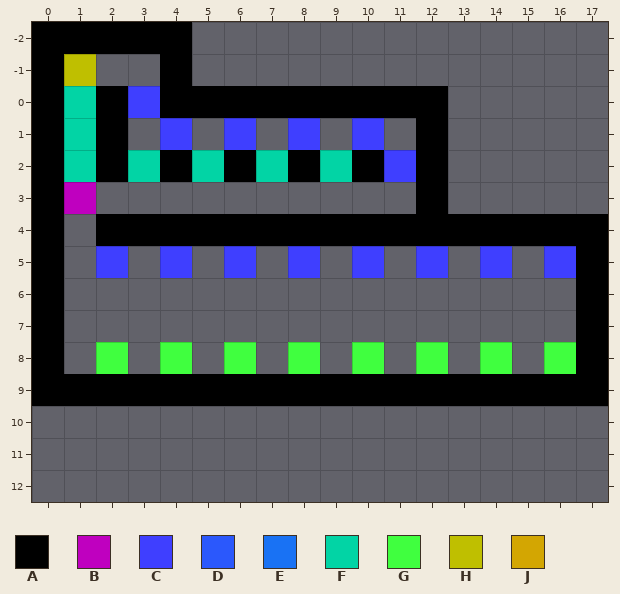
Level history. Tiled map: src/main/resources/maps/world1/map8.tmx. The picture above is the old version.
Cells are 32x32 px. Shown: x 0..17, y -2..12. The old version is drawn lined up with the new one.
Key: from "basic": A 10 "Wall", B 16 "006", C 21 "011", D 22 "012", E 23 "013", F 27 "017", G 31 "021", H 36 "026", J 37 "027".
_ is an empty cell.
Objects are placed by their top-left corner, in cells (3,4 is the top-left corner of cell 3,4); size is 1x1 cell unless given.
Layer "tiles" before, first column x 0:
-2 AAAAA_____________
-1 AJ__A_____________
 0 AFAEAAAAAAAAA_____
 1 AFA_E_E_E_D_A_____
 2 AFAFAFAFAFADA_____
 3 AB__________A_____
 4 A_AAAAAAAAAAAAAAAA
 5 A_E_E_E_E_E_E_E_EA
 6 A________________A
 7 A________________A
 8 A_G_G_G_G_G_G_G_GA
 9 AAAAAAAAAAAAAAAAAA
10 __________________
11 __________________
12 __________________
And afterwards:
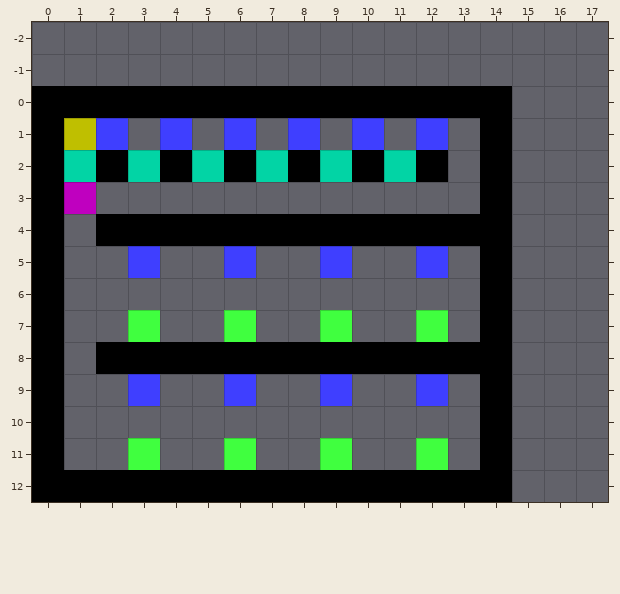
Edits made:
map size 18x12 -> 15x13 cells (old content now starts at 0,-2; both pictures use the new coordinates)
Layer "tiles":
y -2: x 0..4 AAAAA -> _____
y -1: x 0..1 AJ -> __; x 4 A -> _
y 0: x 1 F -> A; x 3 E -> A; x 13..14 __ -> AA
y 1: x 1..2 FA -> HE; x 12 A -> D; x 14 _ -> A
y 2: x 11 D -> F; x 14 _ -> A
y 3: x 12 A -> _; x 14 _ -> A
y 4: x 15..17 AAA -> ___
y 5: x 2..4 E_E -> _E_; x 8..10 E_E -> _E_; x 14 E -> A; x 16..17 EA -> __
y 6: x 14 _ -> A; x 17 A -> _
y 7: x 3 _ -> G; x 6 _ -> G; x 9 _ -> G; x 12 _ -> G; x 14 _ -> A; x 17 A -> _
y 8: x 2..14 G_G_G_G_G_G_G -> AAAAAAAAAAAAA; x 16..17 GA -> __
y 9: x 1..13 AAAAAAAAAAAAA -> __E__E__E__E_; x 15..17 AAA -> ___
y 10: x 0 _ -> A; x 14 _ -> A
y 11: x 0 _ -> A; x 3 _ -> G; x 6 _ -> G; x 9 _ -> G; x 12 _ -> G; x 14 _ -> A
y 12: x 0..14 _______________ -> AAAAAAAAAAAAAAA
Layer "objects":
changed: C "2" at 3,0 -> C "2" at 2,1
changed: C "5" at 11,2 -> C "5" at 12,1
changed: H "Flag" at 1,-1 -> H "Flag" at 1,1
changed: C "2" at 2,5 -> C "2" at 3,5
changed: C "4" at 6,5 -> C "4" at 9,5
changed: C "3" at 4,5 -> C "3" at 6,5
changed: C "5" at 8,5 -> C "5" at 12,5
changed: G "toggle 'unpassable' to 2" at 2,8 -> G "toggle 'unpassable' to 2" at 3,7
changed: G "toggle 'unpassable' to 3" at 4,8 -> G "toggle 'unpassable' to 3" at 6,7
changed: G "toggle 'unpassable' to 4" at 6,8 -> G "toggle 'unpassable' to 4" at 9,7
changed: G "toggle 'unpassable' to 5" at 8,8 -> G "toggle 'unpassable' to 5" at 12,7
changed: C "7" at 12,5 -> C "7" at 6,9
changed: C "6" at 10,5 -> C "6" at 3,9
changed: C "8" at 14,5 -> C "8" at 9,9
changed: C "9" at 16,5 -> C "9" at 12,9
changed: G "toggle 'kills' to 6" at 10,8 -> G "toggle 'kills' to 6" at 3,11
changed: G "toggle 'unpassable' to 7" at 12,8 -> G "toggle 'unpassable' to 7" at 6,11
changed: G "toggle 'kills' to 8" at 14,8 -> G "toggle 'kills' to 8" at 9,11
changed: G "toggle 'unpassable' to 9" at 16,8 -> G "toggle 'unpassable' to 9" at 12,11
added: F "glass" at 11,2
removed: F "glass" at 1,0
removed: F "glass" at 1,1
Pixel boxes of the changes (left, top, right, bottom) in both pictures:
changed: (32, 22, 608, 502)
